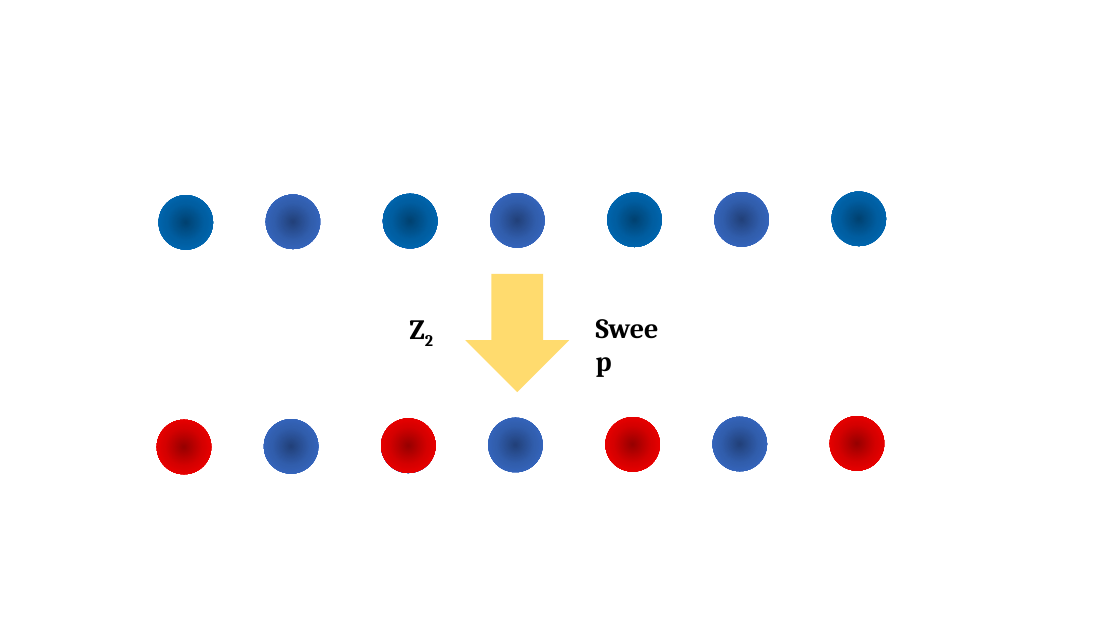
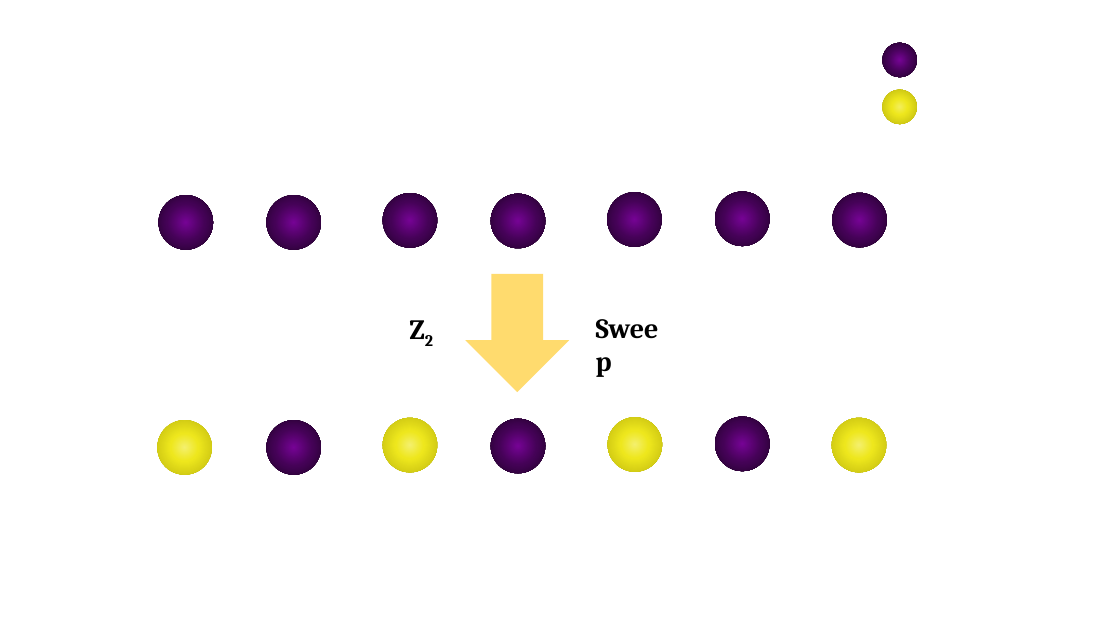
Before and after one commit to oliverlind/L4ProgressGUI, a slide deck: slide 4 of Diagram Powerpoints/Atom Arrays.pptx. Drawn at 1120x630 pixels with LibreOffice and Linux fonts; fonts in the diff are those of the drawing. Boxes give left, top, right and bottom in pixels: in the first picture for what was removed or moved away, otherwise in the second. Text is boxed around its words. In the diff, an @@ line names an element or a change of style, - is before the commit and + after.

```diff
--- a/Diagram Powerpoints/Atom Arrays.pptx
+++ b/Diagram Powerpoints/Atom Arrays.pptx
@@ ellipse added at <box>883,43,918,77</box>, fill gradient #760395 to #440256 to #1D0124 @@
@@ ellipse added at <box>883,90,918,124</box>, fill gradient #F3EE5C to #EEE71D to #BAB40E @@
@@ ellipse removed at <box>383,194,438,249</box> @@
@@ fill gradient #004272 to #005EA2 to #0070C0 to gradient #760395 to #440256 to #1D0124 in 3 elements at <box>159,195,213,250</box>, <box>607,192,662,247</box>, <box>833,193,887,248</box> @@
@@ ellipse removed at <box>381,418,436,473</box> @@
@@ ellipse at <box>383,418,438,472</box>: fill gradient #23427A to #315EAD to #3A6FCE to gradient #F4F06E to #EEE71D to #BDB70E @@
@@ fill gradient #23427A to #315EAD to #3A6FCE to gradient #760395 to #440256 to #1D0124 in 7 elements at <box>266,195,321,250</box>, <box>383,193,438,248</box>, <box>491,194,545,249</box>, <box>715,192,770,246</box>, <box>715,417,770,471</box>, <box>266,420,321,475</box>, <box>491,419,545,474</box> @@
@@ fill gradient #970000 to #D70000 to #FF0000 to gradient #F4F06E to #EEE71D to #BDB70E in 3 elements at <box>157,420,212,475</box>, <box>607,418,662,472</box>, <box>832,418,886,472</box> @@
```
Also in this commit, not shown: 1 other slide changed, 6 slides added, 10 other files.
